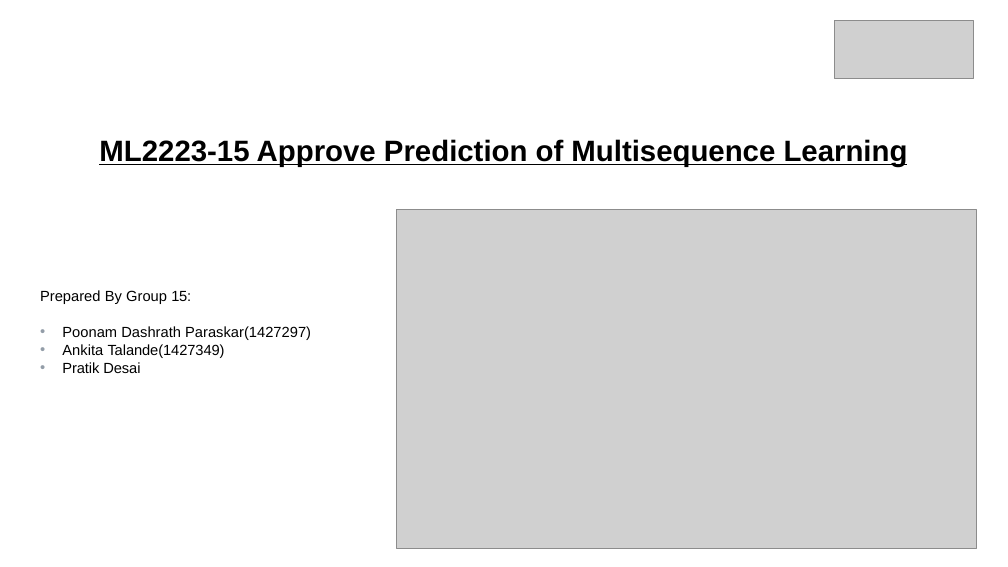
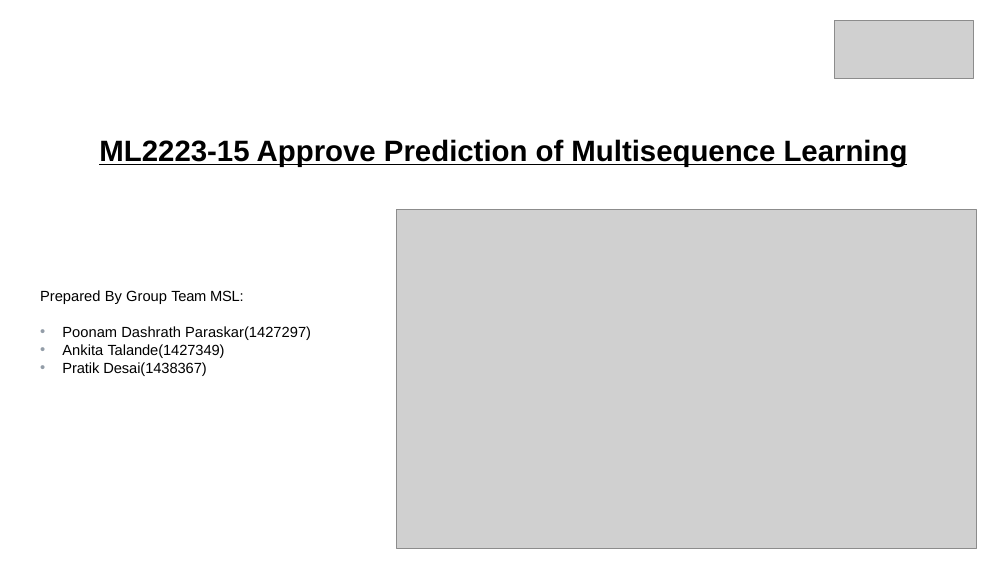
Before and after one commit to ddobric/neocortexapi, a slide deck: slide 1 of source/MySEProject/Documentation/ML2223_15 Approve Prediction of Multisequence Learning.pptx. Drawn at 1008x567 pixels with LibreOffice and Linux fonts; fonts in the diff are those of the drawing; grey boxes stand for pictures. Boxes give left, top, right and bottom in pixels: in the first picture for what was removed or moved away, otherwise in the second. Text is boxed around its words. In the diff, an @@ line names an element or a change of style, - is before the commit and + after.

```diff
--- a/source/MySEProject/Documentation/ML2223_15 Approve Prediction of Multisequence Learning.pptx
+++ b/source/MySEProject/Documentation/ML2223_15 Approve Prediction of Multisequence Learning.pptx
@@ subtitle at [40,290,244,304]: text changed @@
-Prepared By Group 15:
+Prepared By Group Team MSL:
@@ subtitle at [62,362,206,376]: text changed @@
-• Pratik Desai
+• Pratik Desai(1438367)
```
Also in this commit, not shown: 8 other slides changed, 1 slide removed.
